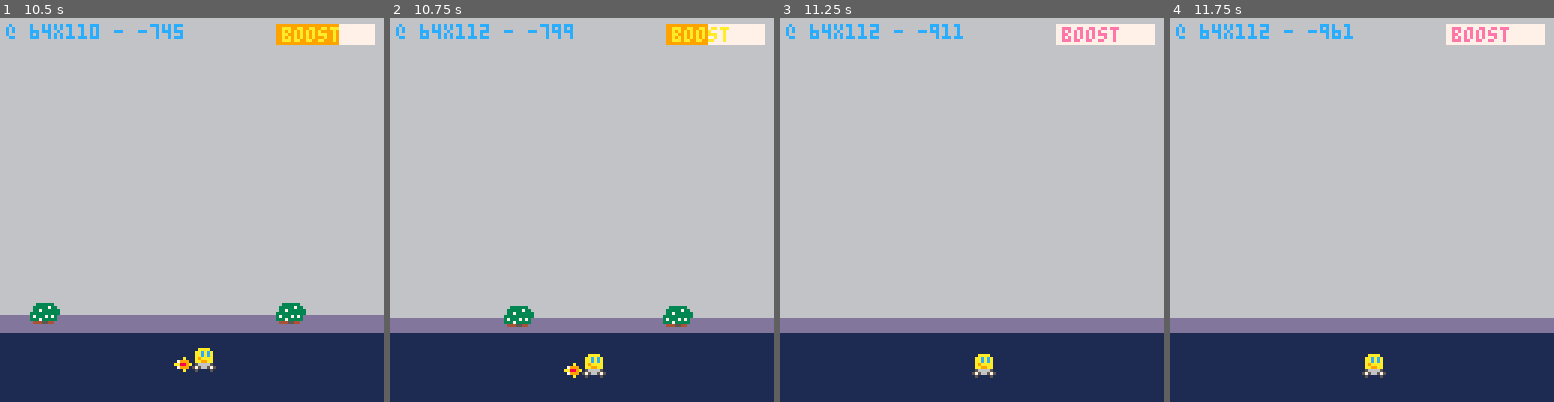
Above: before the commit, frames 1-4 (left to right).
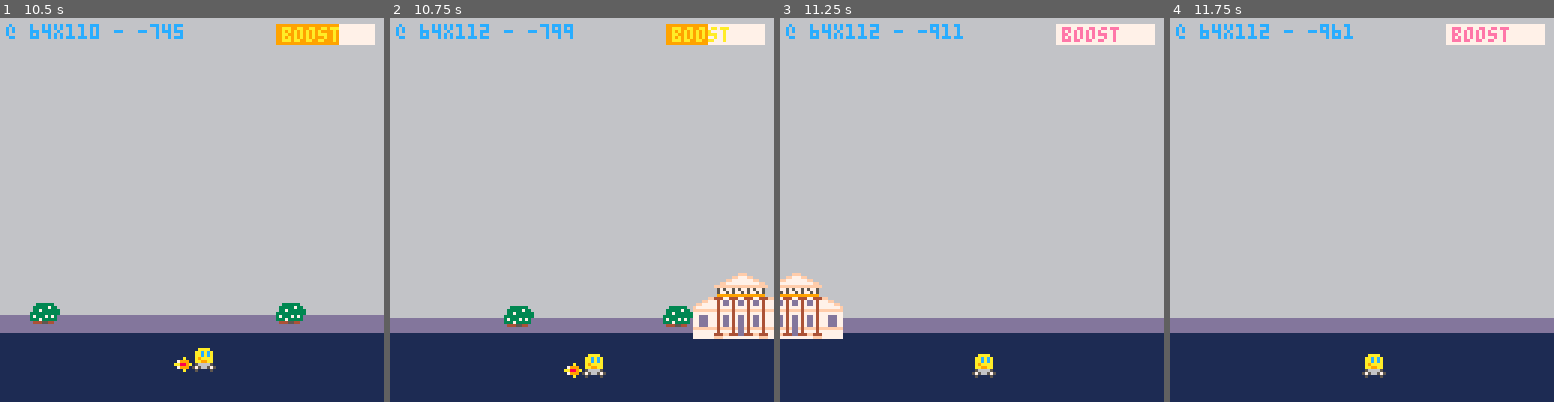
Above: after the commit, the same moments.

Repository: broquaint/pico8-carts
Game: PICO-8 cartridge racer.p8
Two runs of this game, one before a commit and one after it. Both use one fixed random seed, a clock stepped at 60 frames per second and the inputs below.
Inputs:
- Up to frame 1 (10.5 s): tap X (X key) at 0.33, 1.07, 1.85, 2.97, 4.08, 5.2, 6.32, 7.43, 8.55, 9.67 s; tap O (Z key) at 0.7, 1.7, 2.1, 2.5, 2.9, 3.3, 3.7, 4.1, 4.5, 4.9, 5.3, 5.7, 6.1, 6.5, 6.9, 7.3, 7.7, 8.1, 8.5, 8.9, 9.3, 9.7, 10.1 s; hold Right 1.6-2.1 s; hold Up 2.15-2.42 s; hold Right 2.47-3.03 s; hold Left 3.08-3.58 s; hold Down 3.63-3.97 s; hold Right 4.02-4.68 s; hold Up 4.73-5.03 s; hold Left 5.08-5.68 s; hold Down 5.73-6.03 s; hold Right 6.08-6.58 s; hold Right 6.63-7.13 s; hold Up 7.18-7.45 s; hold Right 7.5-8.07 s; hold Left 8.12-8.62 s; hold Down 8.67-9 s; hold Right 9.05-9.72 s; hold Up 9.77-10.07 s; hold Left from 10.12 s (still down)
- Up to frame 2 (10.75 s): tap O (Z key) at 10.5 s; release Left at 10.72 s
- Up to frame 3 (11.25 s): hold Down 10.77-11.07 s; tap X (X key) at 10.78 s; tap O (Z key) at 10.9 s; hold Right from 11.12 s (still down)
- Up to frame 4 (11.75 s): tap O (Z key) at 11.3, 11.7 s; release Right at 11.62 s

Frame 1 is identical in both runs. In frame 2, 2.7% of the frame differs, in the area x 78-100%, y 66-84%; in frame 3, 2.1%; in frame 4, nothing differs.

Commit message:
Add transition sprites
Something to clearly indicate a level wrap. Kinda works but not well enough.

Diff:
--- a/racer.p8
+++ b/racer.p8
@@ -36,6 +36,9 @@
 spr_player = { 8,  0,  8,  8  }
 spr_boost  = { 16, 0,  8,  8  }
 spr_flag   = { 24, 32, 16, 16 }
+
+spr_villa_savoye = { 48, 46, 32, 18 }
+spr_villa_palladio = { 80, 40, 32, 23 }
 
 function _init()
    car = {
@@ -53,7 +56,8 @@
    }
 
    level = {
-      length = 1000
+      length = 1000,
+      transition_spr = spr_villa_palladio,
    }
 
    -- This needs to be first as it's the measure of when to wrap.
@@ -65,6 +69,8 @@
 
    populate_scenery()
    populate_geometry()
+
+   add(scene, make_bg_spr(level.transition_spr, { 900, 84 }))
 end
 
 function wrap_point() return scene[1].at[1] end
Not shown, changed: 152 lines of the sprite sheet (__gfx__) section of racer.p8
Not shown, changed: the thumbnail (__label__) section of racer.p8
